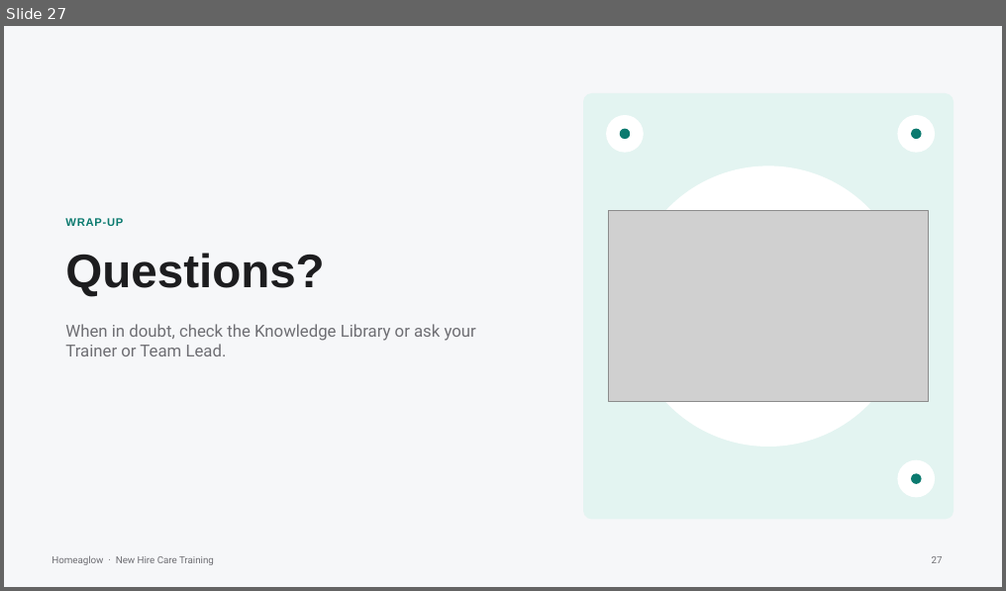
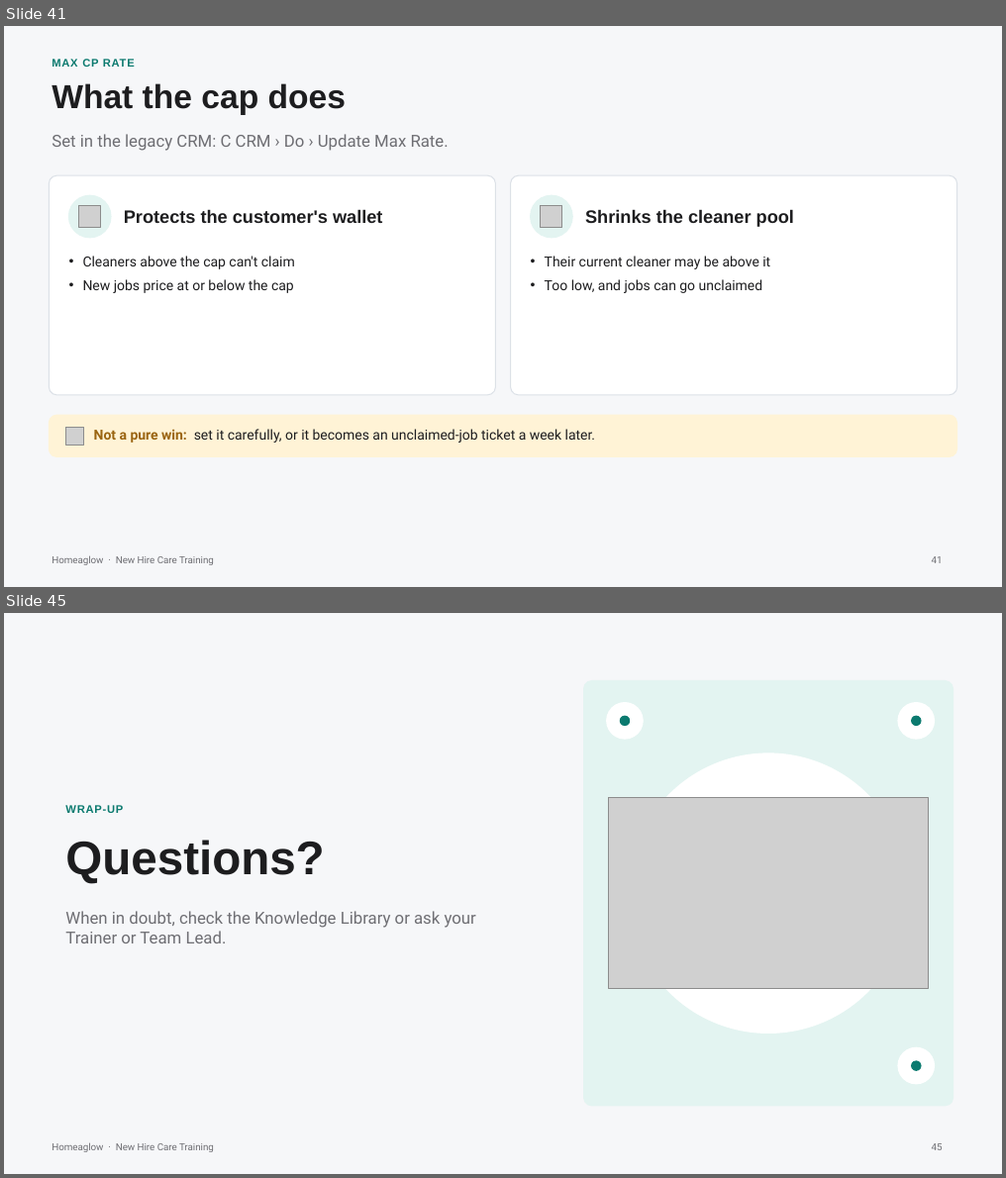
Before and after one commit to anjulimichelle/training, a slide deck: platform-mechanics/platform-operating-mechanics.pptx. Shown one above the other, each under a label of ours: slide 27 before the commit, slides 41 and 45 after it; the slides between them are not shown. The pictures are 1006x591 and 1006x1178 pixels, drawn with LibreOffice and Linux fonts; fonts in the diff are those of the drawing; grey boxes stand for pictures. Boxes give left, top, right and bottom in pixels: in the first picture for what was removed or moved away, otherwise in the second. Text is boxed around its words. In the diff, an @@ line names an element or a change of style, - is before the commit and + after.

```diff
--- a/platform-mechanics/platform-operating-mechanics.pptx
+++ b/platform-mechanics/platform-operating-mechanics.pptx
@@ slide 41 added at <box>4,26,1002,587</box>, background #F6F7F9; not listed: 1 template element that a slide beside it also shows @@
@@ text added at <box>52,59,135,67</box>, 8 pt, text #0B7A6F, bold @@
+MAX CP RATE
@@ text added at <box>52,83,346,115</box>, 24 pt, text #1D1D1F, bold @@
+What the cap does
@@ text added at <box>52,134,449,151</box>, 12 pt, text #6E6E73 @@
+Set in the legacy CRM: C CRM › Do › Update Max Rate.
@@ rounded rectangle added at <box>49,175,495,395</box>, fill #FFFFFF, outline #DCE1E7 0.75 pt @@
@@ ellipse added at <box>69,195,111,238</box>, fill #E3F4F1, outline #E3F4F1 1 pt @@
@@ rounded rectangle added at <box>511,175,957,395</box>, fill #FFFFFF, outline #DCE1E7 0.75 pt @@
@@ ellipse added at <box>531,195,573,238</box>, fill #E3F4F1, outline #E3F4F1 1 pt @@
@@ picture added at <box>79,205,101,228</box> @@
@@ text added at <box>124,209,382,223</box>, 13 pt, text #1D1D1F, bold @@
+Protects the customer's wallet
@@ picture added at <box>541,205,562,228</box> @@
@@ text added at <box>585,209,794,227</box>, 13 pt, text #1D1D1F, bold @@
+Shrinks the cleaner pool
@@ text added at <box>83,256,295,293</box>, 10 pt, text #1D1D1F @@
+• Cleaners above the cap can't claim
+• New jobs price at or below the cap
@@ text added at <box>545,256,770,293</box>, 10 pt, text #1D1D1F @@
+• Their current cleaner may be above it
+• Too low, and jobs can go unclaimed
@@ rounded rectangle added at <box>49,415,957,457</box>, fill #FFF3D6, outline #FFF3D6 0.75 pt @@
@@ picture added at <box>65,427,84,445</box> @@
@@ text added at <box>94,429,596,443</box>, 10 pt, text #1D1D1F @@
+Not a pure win: set it carefully, or it becomes an unclaimed-job ticket a week later.
@@ page number added at <box>932,557,943,564</box>, 7 pt, text #6E6E73 @@
+41
@@ what was slide 27 is now slide 45 @@
@@ page number at <box>932,1144,943,1151</box>: text changed @@
-27
+45
```
Also in this commit, not shown: 1 slide changed, 17 other slides added, 7 other files.
